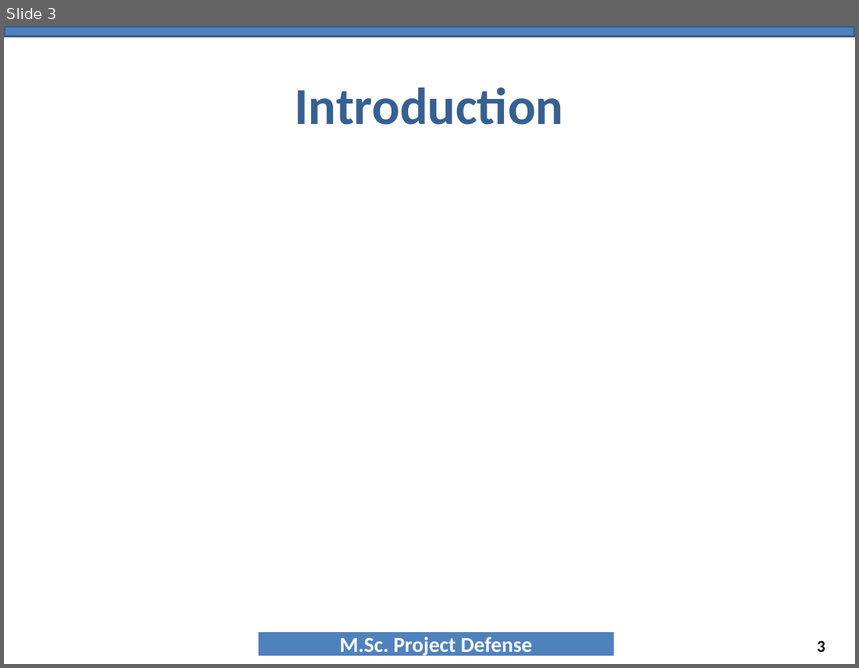
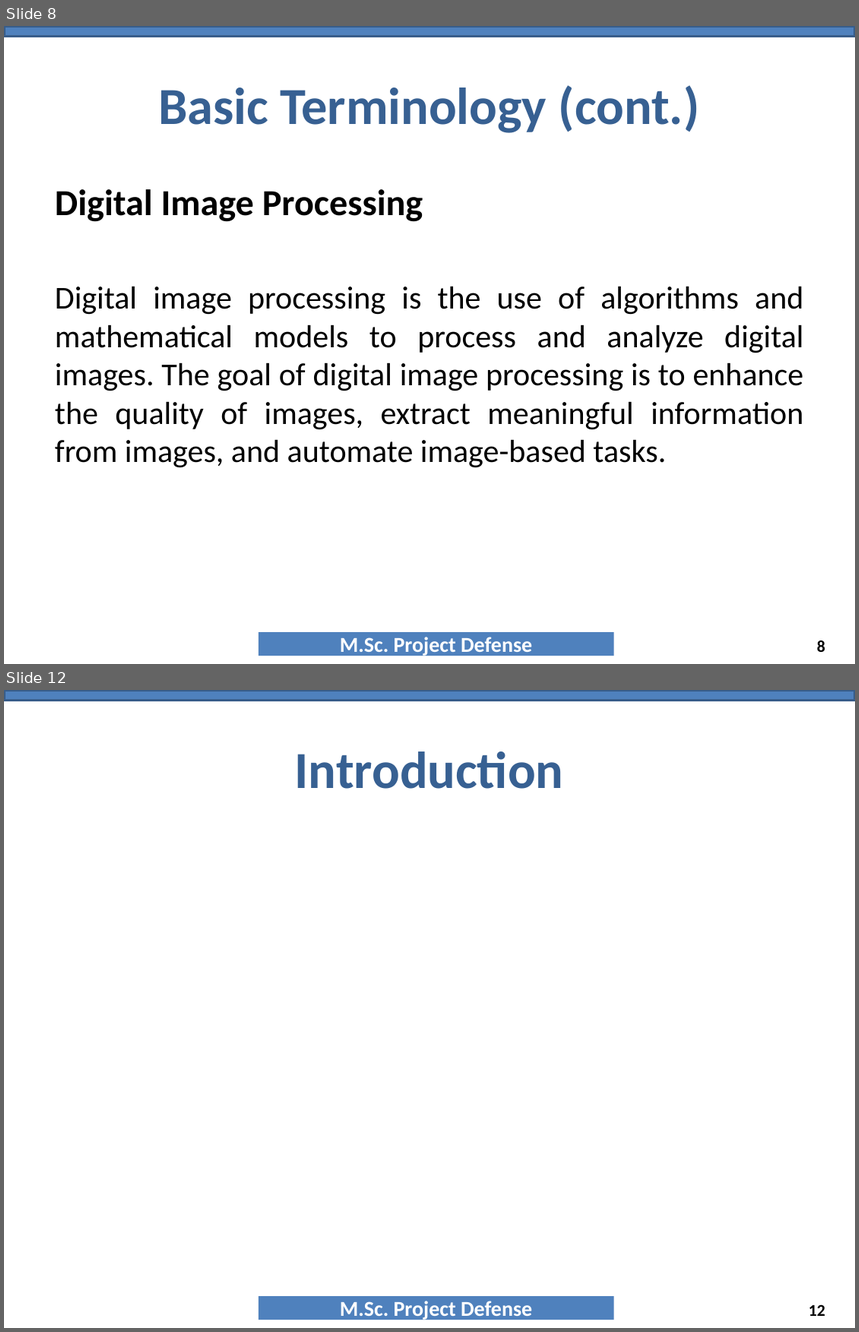
Before and after one commit to NAYANCSE27/msc-project, a slide deck: 9_PresentationTemplate_MscProject_CSE-057443.ppt. Shown one above the other, each under a label of ours: slide 3 before the commit, slides 8 and 12 after it; the slides between them are not shown. The pictures are 859x668 and 859x1332 pixels, drawn with LibreOffice and Linux fonts; fonts in the diff are those of the drawing; background and template pictures are left out. Boxes give left, top, right and bottom in pixels: in the first picture for what was removed or moved away, otherwise in the second. Text is boxed around its words. In the diff, an @@ line names an element or a change of style, - is before the commit and + after.

Commit message:
added basic information

```diff
--- a/9_PresentationTemplate_MscProject_CSE-057443.ppt
+++ b/9_PresentationTemplate_MscProject_CSE-057443.ppt
@@ slide 8 added at [4, 26, 855, 664], background #FFFFFF; not listed: 2 template elements that a slide beside it also shows @@
@@ title added at [158, 85, 700, 133], 44 pt, text #376092, bold @@
+Basic Terminology (cont.)
@@ text added at [55, 189, 804, 468], 27 pt, text #000000 @@
+Digital Image Processing
+Digital image processing is the use of algorithms and mathematical models to process and analyze digital images. The goal of digital image processing is to enhance the quality of images, extract meaningful information from images, and automate image-based tasks.
@@ page number added at [817, 641, 826, 652], 14 pt, text #000000, bold @@
+8
@@ what was slide 3 is now slide 12 @@
@@ page number at [809, 1305, 826, 1316]: text changed @@
-3
+12
```
Also in this commit, not shown: 2 slides changed, 8 other slides added.
